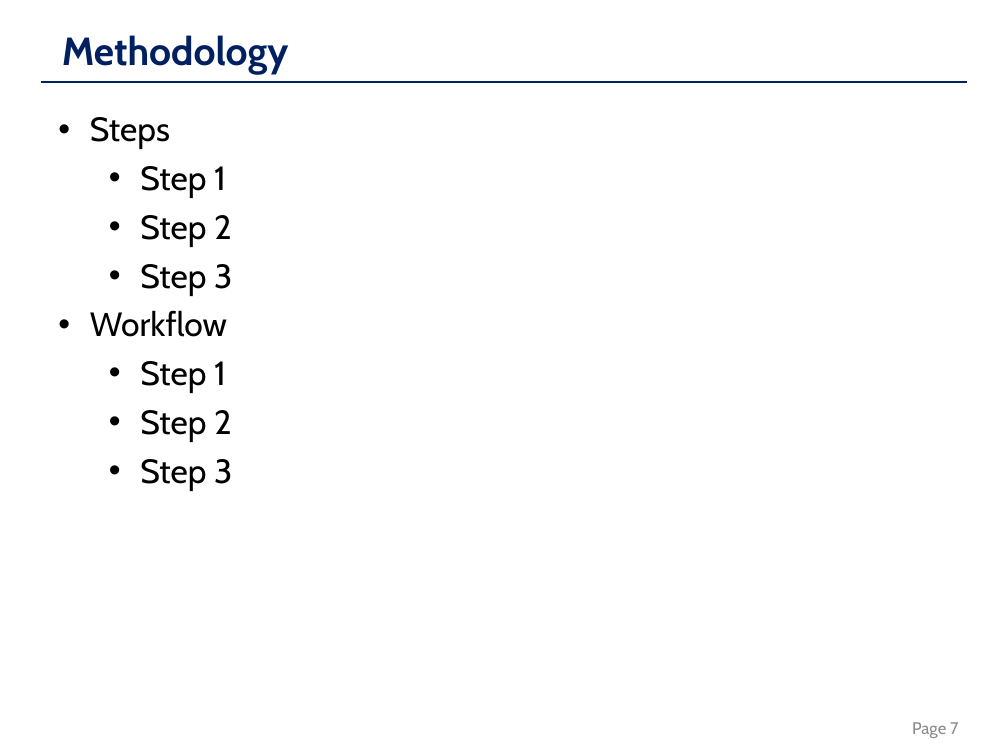
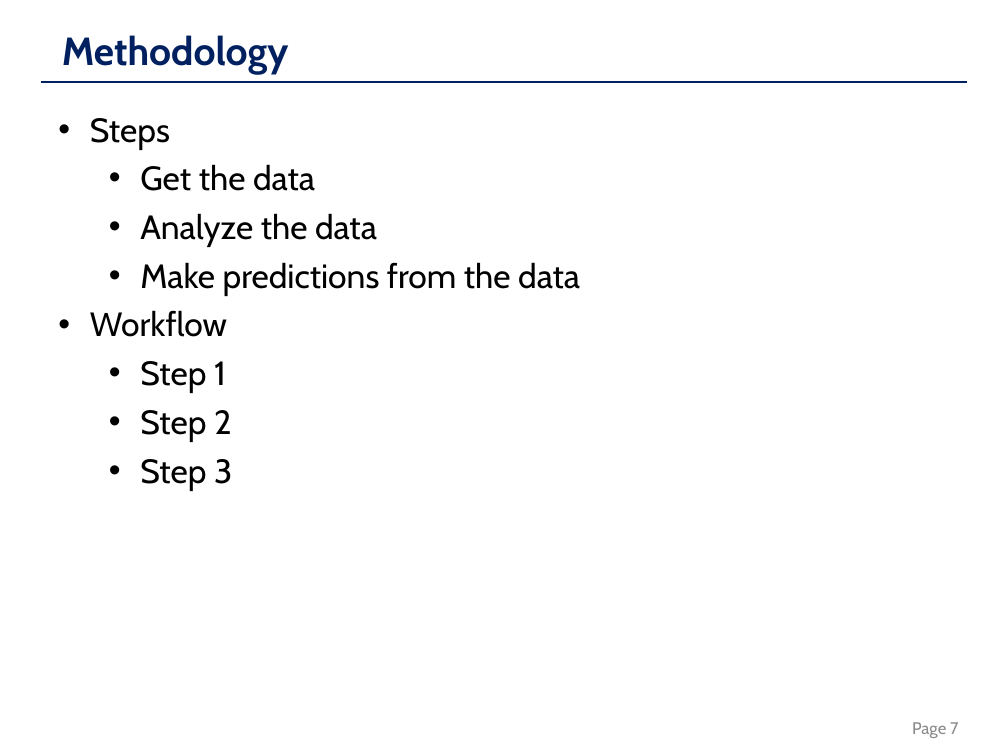
Before and after one commit to PeterFlaming/DDS_Case_Study_2, a slide deck: slide 7 of src/qn_code_and_plots/case_study_2_presentation_template.pptx. Drawn at 1008x756 pixels with LibreOffice and Linux fonts; fonts in the diff are those of the drawing. Boxes give left, top, right and bottom in pixels: in the first picture for what was removed or moved away, otherwise in the second. Text is boxed around its words. In the diff, an @@ line names an element or a change of style, - is before the commit and + after.

```diff
--- a/src/qn_code_and_plots/case_study_2_presentation_template.pptx
+++ b/src/qn_code_and_plots/case_study_2_presentation_template.pptx
@@ text at [140,164,580,296]: text changed @@
-  • Step 1
-  • Step 2
-  • Step 3
+  • Get the data
+  • Analyze the data
+  • Make predictions from the data
```
Also in this commit, not shown: 2 other slides changed, 1 slide added, 4 other files.
